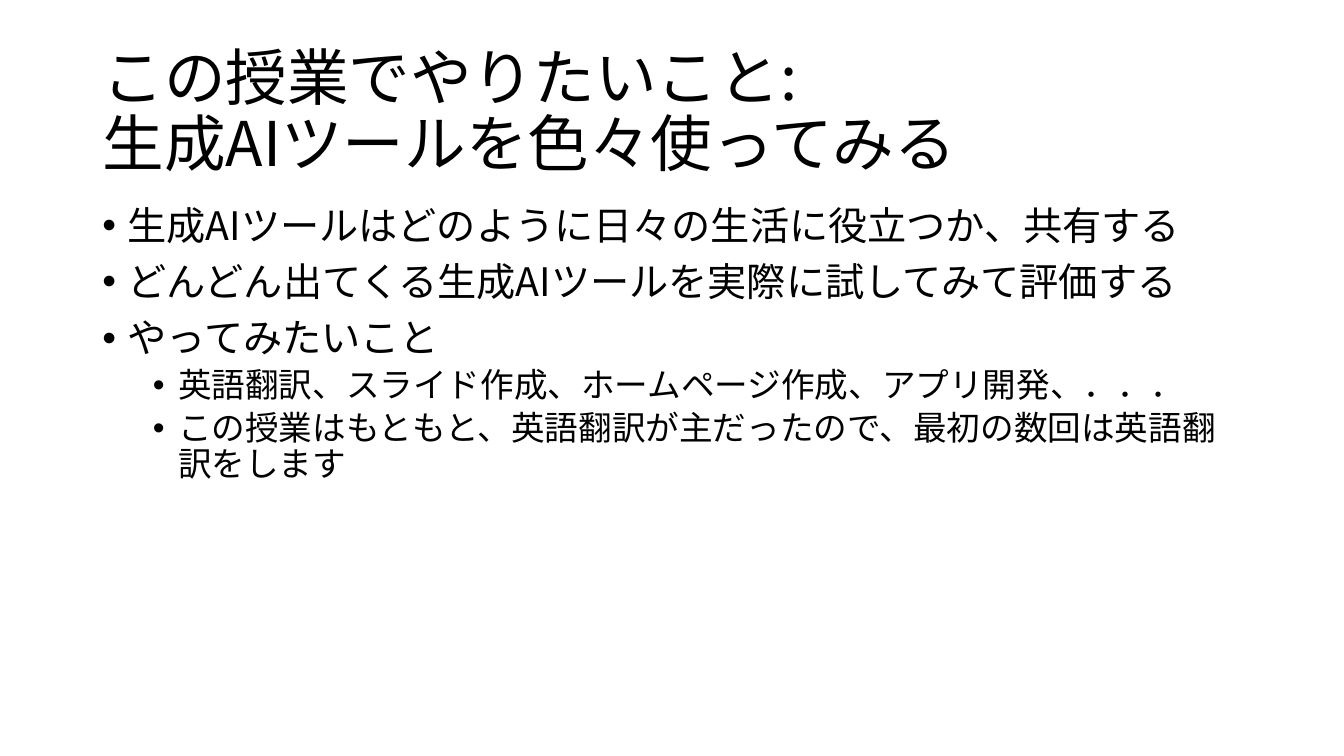
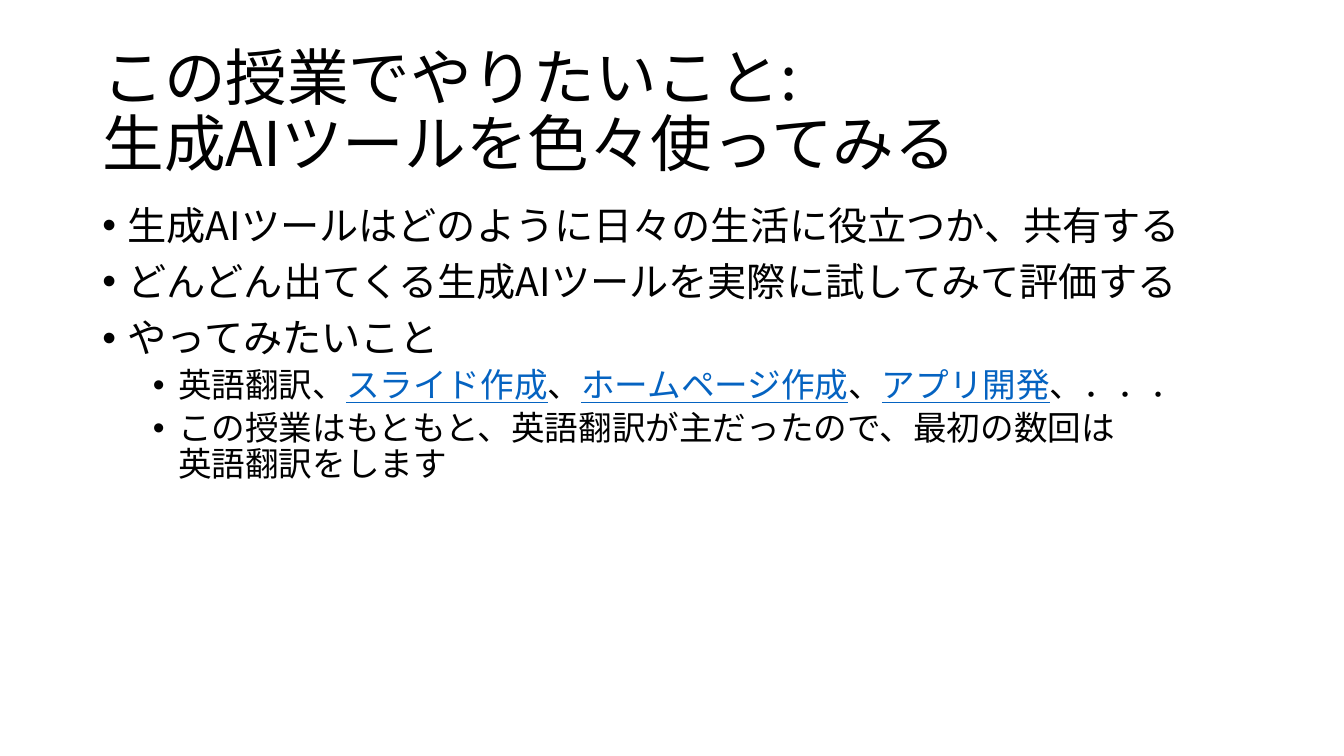
Before and after one commit to yutakaJssst/InformationTheory, a slide deck: slide 2 of 情報論1_2025.pptx. Drawn at 1344x756 pixels with LibreOffice and Linux fonts; fonts in the diff are those of the drawing. Boxes give left, top, right and bottom in pixels: in the first picture for what was removed or moved away, otherwise in the second. Text is boxed around its words. In the diff, an @@ line names an element or a change of style, - is before the commit and + after.

```diff
--- a/情報論1_2025.pptx
+++ b/情報論1_2025.pptx
@@ text at [178,368,1184,403]: text colour #000000 to #0563C1, underline on in "英語翻訳、スライド作成、ホームページ作成、アプリ開発、．．．" @@
@@ text at [178,411,1115,479]: spaces changed @@
-  • この授業はもともと、英語翻訳が主だったので、最初の数回は英語翻訳をします
+  • この授業はもともと、英語翻訳が主だったので、最初の数回は
+    英語翻訳をします
```
